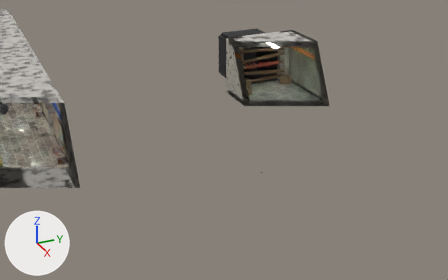
Renders of the Blender file LaLineaCero.blend from each side of a commit.
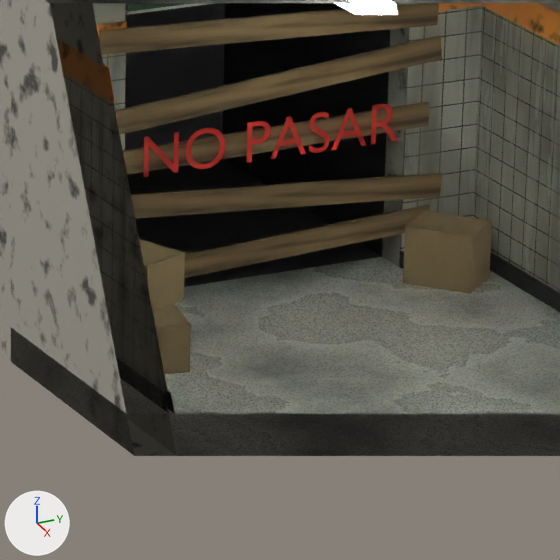
Each version appears first from a camera (50 mm lens) standing at (39.17, 3.08, 16.78) and looking at (6.87, 17.62, 0.63), and next in a close-up on the part from 51% to 67% of the width and 17% to 43% of the height. The lights are fixed; the arrows at lower left show +X, +Y and +Z. The last two pictures show the newer version. Everything nearer to the camera than a plane just in front of the edit is cut away.

Names of what the first close-up shows: 'Azulejo_PN', 'Azulejo_PO2', 'Azulejo_PS1', 'Caja_Carton_P3', 'Muro_Pas_PS1', 'Pasaje_Fondo', 'Pasaje_Muro_2', 'Pasaje_Piso', 'Piso_Pas_B', 'Tablon_1', 'Tablon_3', 'Tablon_4', 'TextoRojo_NoPasar' and 19 more.
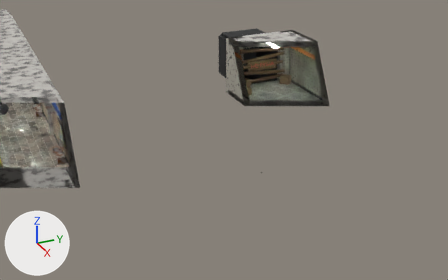
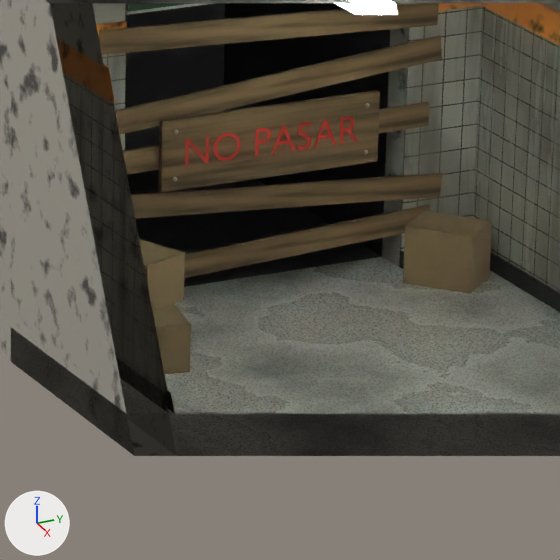
Location of each change, (x1, y1, x2, y2) in pixels of the close-ups (560 x 560 px):
```json
{"object": "Tablon_Cartel", "change": "added", "after": [159, 90, 380, 193], "on screen": "brown"}
{"object": "TextoRojo_NoPasar", "change": "rescaled", "before": [143, 104, 398, 177], "after": [185, 116, 359, 166], "on screen": "32% narrower, 31% shorter"}
{"object": "Tablon_2", "change": "unchanged, covered by the edit", "before": [123, 102, 429, 175], "after": [123, 102, 429, 175]}
```

Edits to the scene script, one JSON object a line:
```json
{"block": "me_textorojo_nopasar", "where": "# used by ob_textorojo_nopasar; location = (6.09, 20.6, 4.9); rotation_euler = (1.571, 0.0, 1.571), in degrees (90, 0, 90)"}
{"op": "remove", "block": "me_textorojo_nopasar", "code": "me_textorojo_nopasar.from_pydata(...)  # 400 vertices, 396 faces; spans x -1.16..1.2, y -0.15..0.2, z 0.0"}
{"op": "add", "block": "me_textorojo_nopasar", "code": "me_textorojo_nopasar.from_pydata(...)  # 400 vertices, 396 faces; spans x -0.79..0.81, y -0.11..0.13, z 0.0"}
{"block": "me_textorojo_nopasar", "change": "me_textorojo_nopasar part 1: the whole mesh is scaled about the mesh origin by (0.68, 0.68, 1)"}
{"op": "add", "block": "me_tablon_cartel", "code": ["me_tablon_cartel = bpy.data.meshes.new('Tablon_Cartel')", "me_tablon_cartel.from_pydata(...)  # a box spanning x -0.02..0.02, y -1.0..1.0, z -0.3..0.3", "me_tablon_cartel.materials.append(mat_madera_vieja)"]}
{"op": "set", "path": "ob_textorojo_nopasar.location", "old": "(6.09, 20.6, 4.9)", "new": "(6.101, 20.6, 4.9)"}
{"op": "add", "block": "ob_tablon_cartel", "code": ["ob_tablon_cartel = bpy.data.objects.new('Tablon_Cartel', me_tablon_cartel)", "ob_tablon_cartel.location = (6.072, 20.6, 4.9)"]}
```
